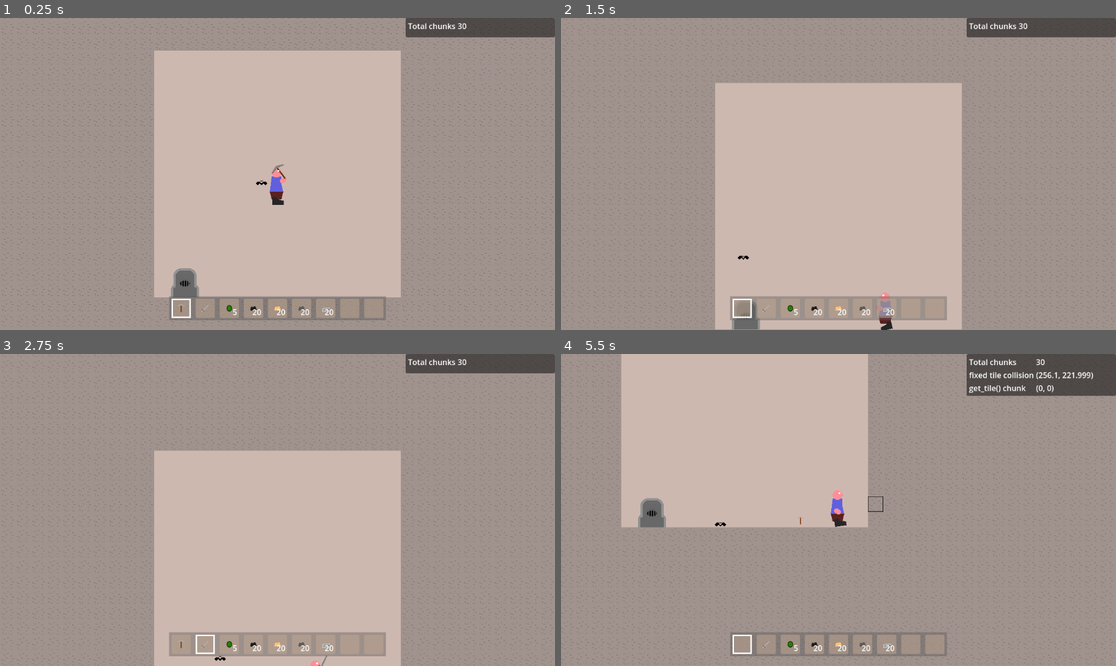
Above: before the commit, frames 1-4 (two rows, left to right).
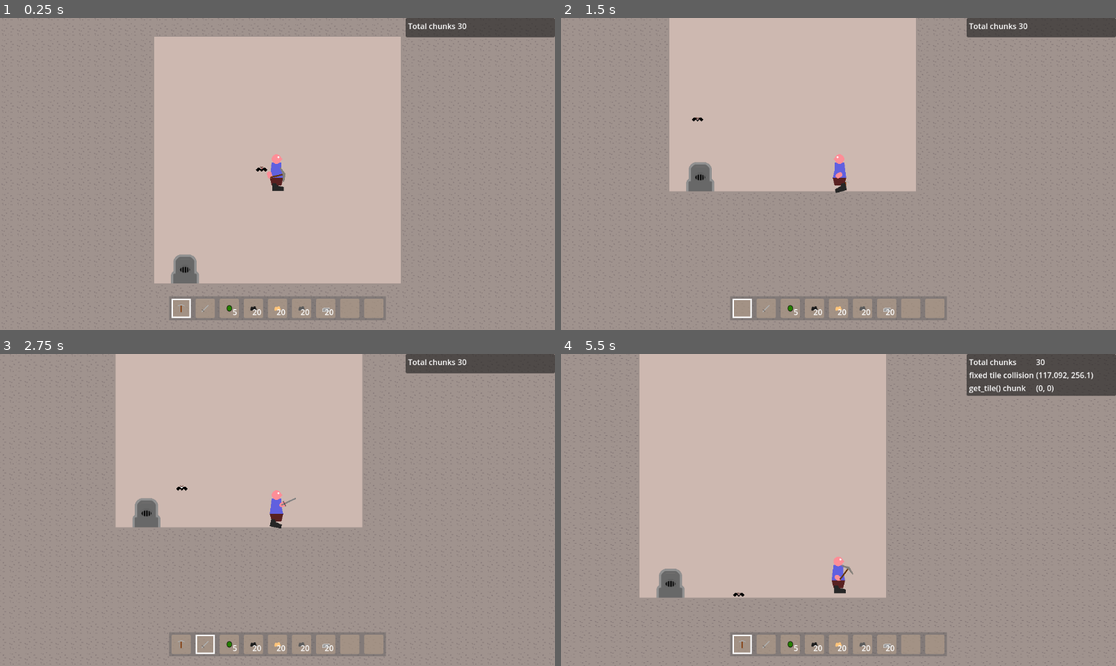
Above: after the commit, the same moments.

Repository: Griiimon/2D-Mining-Sandbox
Game: Godot game, scene res://scenes/test_game.tscn
The game is run twice, just before and just after one commit, with the same random seed, the same clock (stepped at 60 frames per second) and the same inputs. The engine's default icon, where the game draws it, is replaced by a stand-in: a white triangle on a blue panel in a dark square.
Inputs (mouse positions are in pixels of both pictures, inside the frame that each line leads up to):
- Up to frame 1 (0.25 s): no input
- Up to frame 2 (1.5 s): move the mouse to (960, 158) at 0.52 s; hold D (right) from 0.53 s (still down); tap X (drop_item) at 0.6 s; click (960, 158) at 0.67 s; tap Up (jump) at 0.77 s; move the mouse to (727, 189) at 1.27 s; tap F (interact) at 1.35 s
- Up to frame 3 (2.75 s): tap Up (jump) at 1.52 s; move the mouse to (333, 441) at 2.02 s; release D (right) at 2.03 s; hold A (left) from 2.03 s (still down); tap E (next_hotbar_item) at 2.1 s
- Up to frame 4 (5.5 s): move the mouse to (810, 572) at 2.77 s; release A (left) at 2.78 s; hold D (right) 2.78-4.28 s; tap Q (previous_hotbar_item) at 2.85 s; click (810, 572) at 2.92 s; tap Up (jump) at 3.02, 3.77, 4.52 s; move the mouse to (1005, 556) at 3.52 s; tap K (toggle_free_cam) at 3.6 s; move the mouse to (672, 463) at 4.27 s; hold A (left) 4.28-5.03 s; tap X (drop_item) at 4.35 s; move the mouse to (866, 510) at 5.02 s; hold D (right) from 5.03 s (still down); tap F (interact) at 5.1 s; click (866, 510) at 5.17 s

The runs differ from the first frame. In frame 1, 5.9% of the frame differs, in the area x 0-100%, y 0-98%; in frame 2, 33%; in frame 3, 36%, in the area x 0-100%, y 0-100%; in frame 4, 15%.

Commit message:
Update test_game.tscn

Diff:
--- a/scenes/test_game.tscn
+++ b/scenes/test_game.tscn
@@ -33,7 +33,6 @@
 
 [node name="Camera2D" type="Camera2D" parent="."]
 script = ExtResource("8_3qg1m")
-free_cam = true
 speed = 1000.0
 
 [node name="Bat" parent="." instance=ExtResource("12_vyhcf")]
